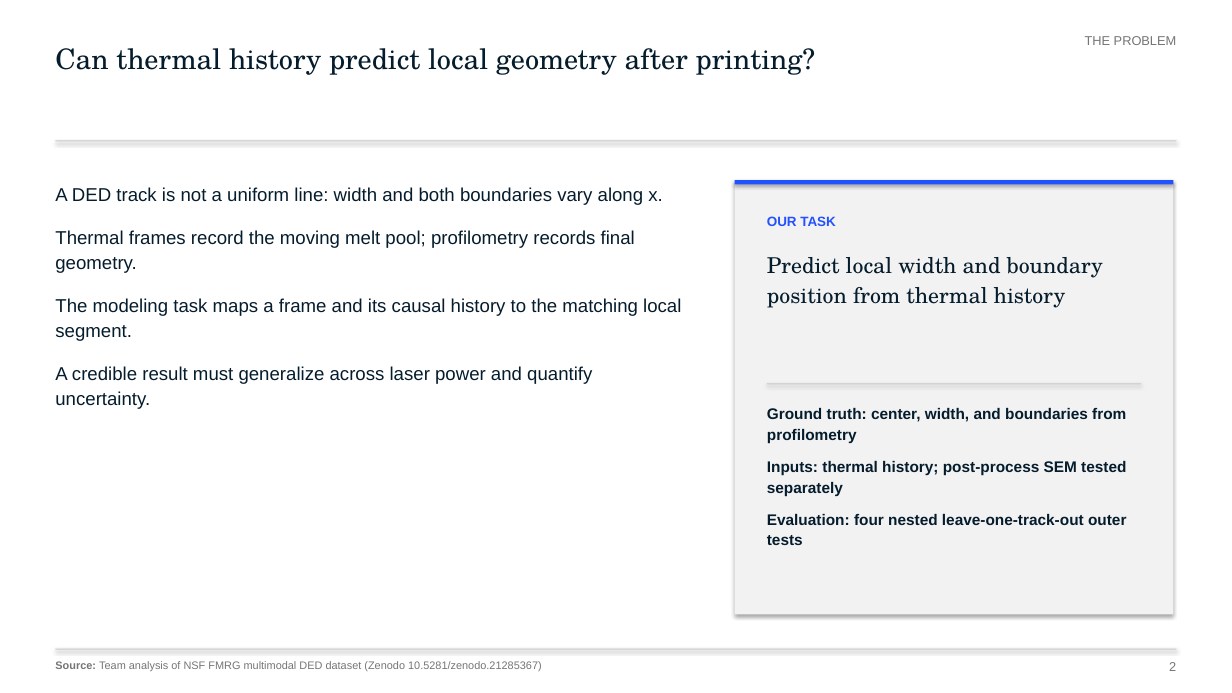
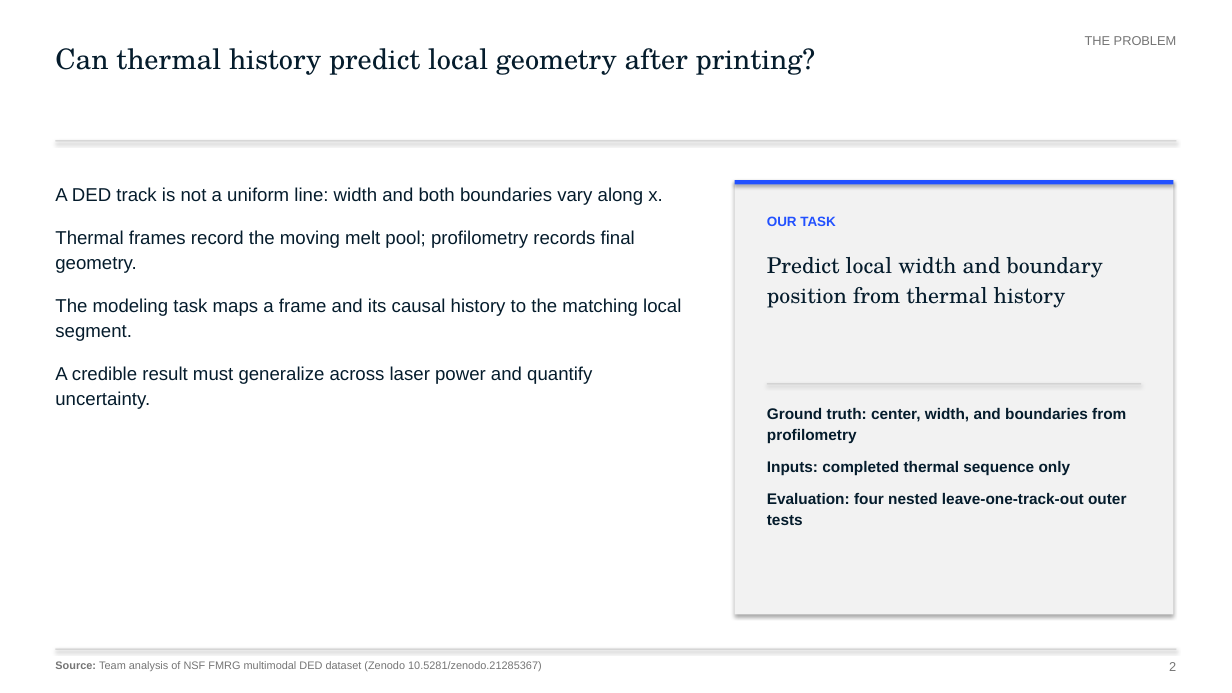
Before and after one commit to alphons3t/nsf-chuds, a slide deck: slide 2 of deliverables/presentation/FMRG_Final_Submission_Audited.pptx. Drawn at 1232x693 pixels with LibreOffice and Linux fonts; fonts in the diff are those of the drawing. Boxes give left, top, right and bottom in pixels: in the first picture for what was removed or moved away, otherwise in the second. Text is boxed around its words. In the diff, an @@ line names an element or a change of style, - is before the commit and + after.

```diff
--- a/deliverables/presentation/FMRG_Final_Submission_Audited.pptx
+++ b/deliverables/presentation/FMRG_Final_Submission_Audited.pptx
@@ text at (x1=767, y1=461, x2=1071, y2=475): text changed @@
-Inputs: thermal history; post-process SEM tested separately
+Inputs: completed thermal sequence only
```
Also in this commit, not shown: 9 other slides changed, 34 other files.
